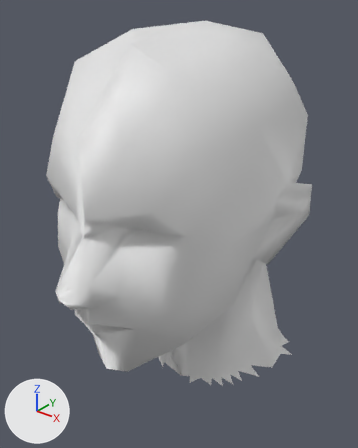
Before and after pictures for a commit that changed the glTF model assets/characters/wardrobe/heads/soft.glb.
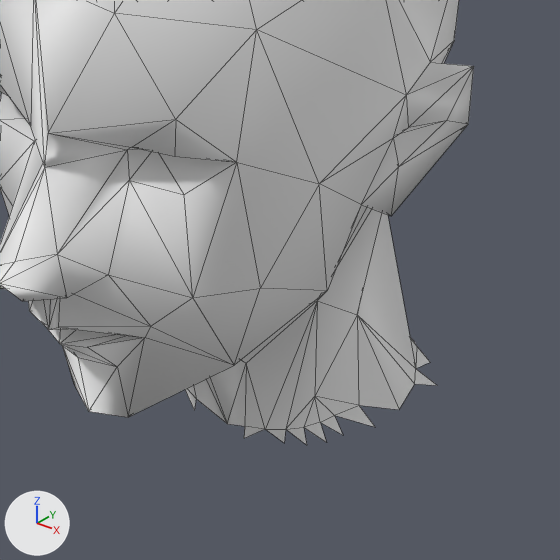
Each version appears first whole from a 50 mm camera at (0.214, -0.263, 1.789) aimed at (-0.001, 0.005, 1.623), and next in a close-up on the part from 17% to 100% of the width and 33% to 100% of the height. Every picture has the same lights, and +X, +Y and +Z are marked at lower left. The last two pictures show the newer version. The close-ups show mesh edges as thin lines. Vertices at exactly the same position are counted once.

Before the edit, the objects in view are built like this:
```python
me_superhero_female_004 = bpy.data.meshes.new('Superhero_Female.004')
me_superhero_female_004.from_pydata(...)  # 199 vertices, 344 faces; spans x -0.089..0.089, y -0.113..0.112, z 1.472..1.767
me_superhero_female_004.materials.append(mat_wr_closed)  # white #e7e7e7
ob_head_soft = bpy.data.objects.new('Head_soft', me_superhero_female_004)
ob_head_soft.location = (0.0, 0.0, 0.0)
```
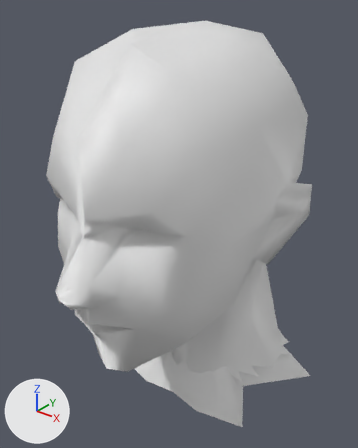
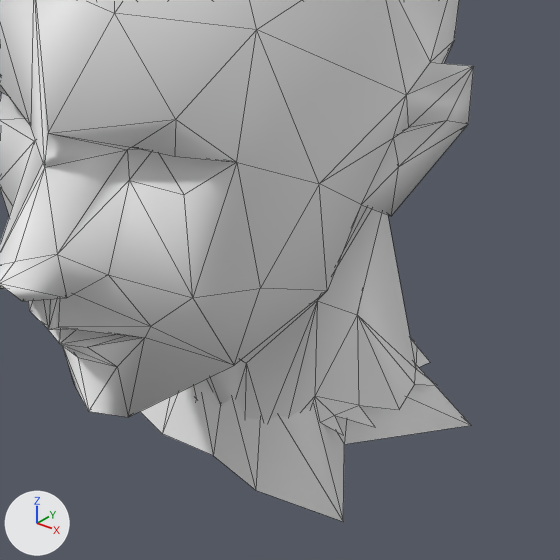
Boxes (x1, y1, x2, y2) around the edits, measured in the close-ups (560 x 560 px):
```json
{"object": "Head_soft", "change": "reshaped", "before": [0, 0, 474, 445], "after": [0, 0, 474, 521]}
{"part": 1, "of": "me_superhero_female_004", "change": "added", "after": [140, 367, 471, 521]}
```

The change, as JSON lines over the scene's bpy script:
```json
{"op": "add", "block": "mat_wr_strips", "code": ["mat_wr_strips = principled_material('WR_strips')", "mat_wr_strips.base_color = (0.8, 0.8, 0.8)  # white #e7e7e7"]}
{"block": "me_superhero_female_004", "where": "# used by ob_head_soft; location = (0.0, 0.0, 0.0)"}
{"op": "remove", "block": "me_superhero_female_004", "code": "me_superhero_female_004.from_pydata(...)  # 199 vertices, 344 faces; spans x -0.089..0.089, y -0.113..0.112, z 1.472..1.767"}
{"op": "add", "block": "me_superhero_female_004", "code": "me_superhero_female_004.from_pydata(...)  # 223 vertices, 368 faces; spans x -0.089..0.089, y -0.113..0.112, z 1.46..1.767"}
{"block": "me_superhero_female_004", "change": "me_superhero_female_004 part 1: a new loose piece of 24 vertices spanning x -0.087..0.087, y -0.009..0.109, z 1.46..1.505, in mat_wr_closed (white #e7e7e7)"}
{"op": "add", "block": "me_superhero_female_004", "code": "me_superhero_female_004.materials.append(mat_wr_strips)  # white #e7e7e7"}
```
